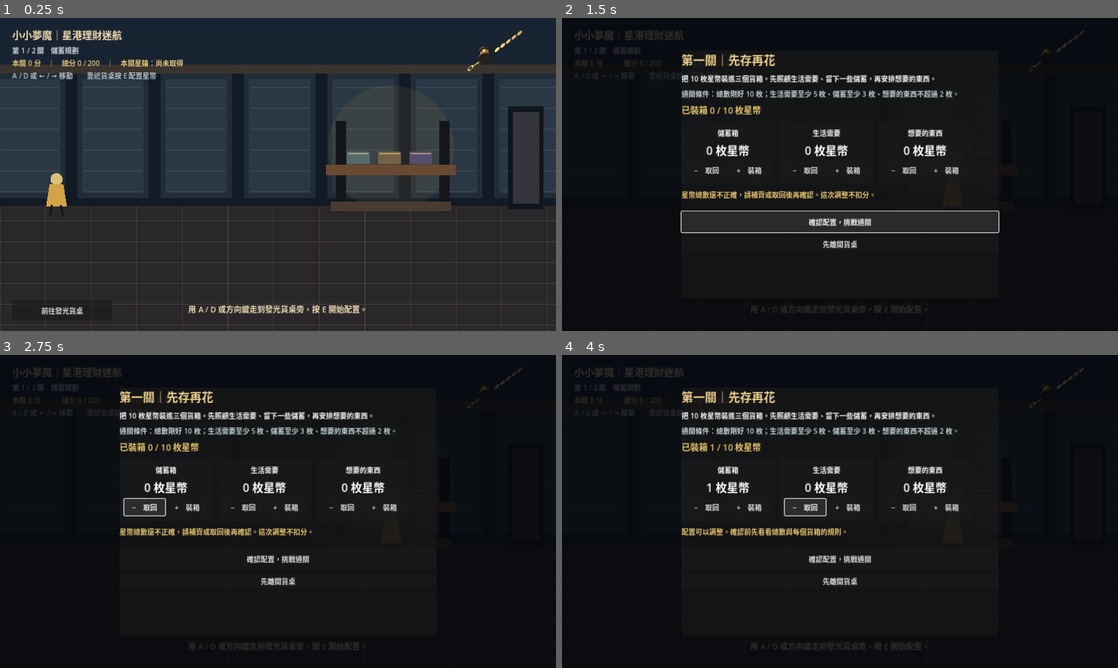
Above: before the commit, frames 1-4 (two rows, left to right).
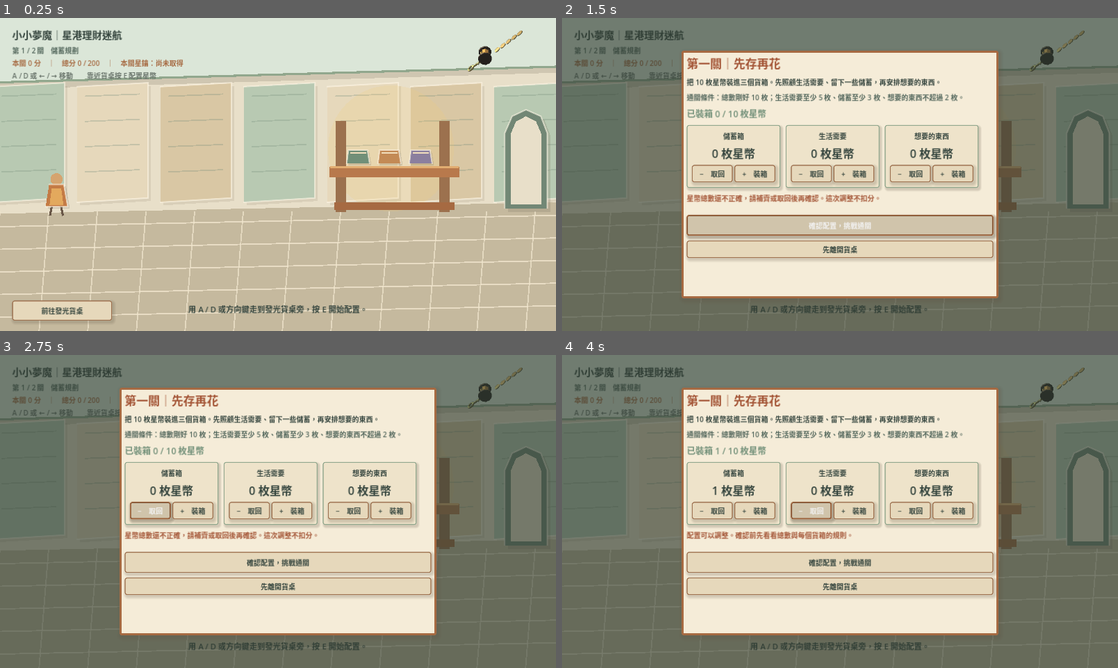
Above: after the commit, the same moments.

Repository: kellyku1025-stack/game2
Game: Godot game, scene res://main.tscn
The game is run twice, just before and just after one commit, with the same random seed, the same clock (stepped at 60 frames per second) and the same inputs.
Inputs:
- Up to frame 1 (0.25 s): no input
- Up to frame 2 (1.5 s): click "前往發光貨桌" at 0.5 s; click "確認配置，挑戰通關" at 1.25 s
- Up to frame 3 (2.75 s): click "− 取回" at 2 s
- Up to frame 4 (4 s): click "+ 裝箱" at 2.75 s; click "− 取回" at 3.5 s

The runs differ from the first frame. In frame 1, 99% of the frame differs, in the area x 0-100%, y 0-100%; in frame 2, 100%; in frame 3, 100%; in frame 4, 100%.

Commit message:
Select paper-cut art and deploy web build to Pages

Diff:
--- a/game.gd
+++ b/game.gd
@@ -79,77 +79,117 @@
 	queue_redraw()
 
 func _draw() -> void:
-	var second := stage == 1
-	draw_rect(Rect2(0, 0, 1280, 720), Color("111a25") if not second else Color("171923"))
-	# Original dreamlike cargo hold, built from simple 2D shapes.
-	draw_rect(Rect2(0, 0, 1280, 112), Color("182332"))
-	draw_rect(Rect2(0, 108, 1280, 20), Color("3a332f"))
+	var wall := Color("dbe6d8") if stage == 0 else Color("d9e1d3")
+	var paper_shadow := Color("786f5d", 0.22)
+	draw_rect(Rect2(0, 0, 1280, 720), Color("e8dfc9"))
+	# Layered cut-paper wall panels and folded beams.
+	draw_colored_polygon(PackedVector2Array([Vector2(0, 0), Vector2(1280, 0), Vector2(1280, 126), Vector2(0, 164)]), paper_shadow)
+	draw_colored_polygon(PackedVector2Array([Vector2(0, 0), Vector2(1280, 0), Vector2(1280, 112), Vector2(0, 148)]), wall)
+	draw_line(Vector2(0, 148), Vector2(1280, 112), Color("91a78d"), 5)
 	for i in range(7):
 		var x := float(i * 192 - 15)
-		draw_rect(Rect2(x, 128, 166, 286), Color("202c38") if not second else Color("292733"))
-		draw_rect(Rect2(x + 12, 141, 142, 261), Color("293844") if not second else Color("34313b"))
-		for y in range(160, 402, 48):
-			draw_line(Vector2(x + 16, y), Vector2(x + 150, y), Color("667078", 0.25), 2)
-	draw_rect(Rect2(0, 432, 1280, 288), Color("29272a"))
-	for y in range(466, 720, 48):
-		draw_line(Vector2(0, y), Vector2(1280, y), Color("97866d", 0.28), 2)
-	for x in range(0, 1280, 105):
-		draw_line(Vector2(x, 432), Vector2(x, 720), Color("97866d", 0.22), 2)
-	# A cargo doorway at the far end marks the level transition.
-	draw_rect(Rect2(1170, 204, 82, 236), Color("10151d"))
-	draw_rect(Rect2(1181, 216, 60, 211), Color("424b50") if solved[stage] else Color("34343a"))
-	if solved[stage]:
-		draw_rect(Rect2(1180, 216, 5, 211), Color("e7c46e"))
-	# Light over the cargo workbench.
-	draw_circle(Vector2(900, 300), 145, Color(0.89, 0.65, 0.28, 0.09))
-	draw_rect(Rect2(773, 237, 24, 209), Color("15161a"))
-	draw_rect(Rect2(1012, 237, 24, 209), Color("15161a"))
-	draw_rect(Rect2(750, 337, 300, 25), Color("6a4933"))
-	draw_rect(Rect2(762, 423, 276, 22), Color("493b32"))
-	# Three small cargo boxes hint at the allocation interaction.
+		var panel_points := PackedVector2Array([Vector2(x, 158), Vector2(x + 164, 149), Vector2(x + 164, 414), Vector2(x, 424)])
+		_draw_paper_layer(panel_points, Color("887c65", 0.16), [Color("b8c9b2"), Color("e6d8bb"), Color("d9c7a4")][i % 3], 7.0)
+		for y in range(180, 402, 58):
+			draw_line(Vector2(x + 18, y), Vector2(x + 145, y - 5), Color("788f7d", 0.30), 3)
+	# A cream floor with paper tile seams.
+	draw_colored_polygon(PackedVector2Array([Vector2(0, 450), Vector2(1280, 424), Vector2(1280, 720), Vector2(0, 720)]), Color("c5b99e"))
+	for y in range(480, 720, 52):
+		draw_line(Vector2(0, y), Vector2(1280, y - 26), Color("f0e5cd", 0.8), 3)
+	for x in range(0, 1280, 112):
+		draw_line(Vector2(x, 445), Vector2(x - 22, 720), Color("f0e5cd", 0.72), 3)
+	# The arch opens after the key is earned.
+	var door := PackedVector2Array([Vector2(1162, 438), Vector2(1162, 265), Vector2(1179, 226), Vector2(1211, 211), Vector2(1245, 226), Vector2(1260, 265), Vector2(1260, 438)])
+	_draw_paper_layer(door, paper_shadow, Color("a66a42") if solved[stage] else Color("728775"), 8.0)
+	draw_colored_polygon(PackedVector2Array([Vector2(1176, 429), Vector2(1176, 266), Vector2(1188, 238), Vector2(1211, 226), Vector2(1234, 238), Vector2(1246, 266), Vector2(1246, 429)]), Color("e8dfc9"))
+	if solved[stage]: draw_line(Vector2(1178, 425), Vector2(1178, 264), Color("d38b54"), 7)
+	# Paper workbench and parcels make the interaction easy to spot.
+	draw_circle(Vector2(900, 300), 145, Color("f3c96e", 0.17))
+	draw_rect(Rect2(773, 237, 24, 209), Color("9c714e"))
+	draw_rect(Rect2(1012, 237, 24, 209), Color("9c714e"))
+	draw_rect(Rect2(758, 343, 300, 23), Color("b8794c"))
+	draw_line(Vector2(760, 343), Vector2(1056, 343), Color("e2ad71"), 5)
+	draw_rect(Rect2(770, 424, 276, 18), Color("a66a42"))
 	for i in range(3):
 		var bx := 798.0 + i * 72
-		draw_rect(Rect2(bx, 307, 53, 29), [Color("546b69"), Color("746248"), Color("574d6c")][i])
-		draw_line(Vector2(bx + 3, 312), Vector2(bx + 50, 312), Color("e4c87f", 0.55), 2)
-	# Dreamer silhouette in a rain cloak.
-	draw_circle(Vector2(player_x, 371), 14, Color("d9c27a"))
-	draw_colored_polygon(PackedVector2Array([Vector2(player_x - 16, 383), Vector2(player_x + 16, 383), Vector2(player_x + 24, 434), Vector2(player_x - 24, 434)]), Color("d2a347"))
-	draw_line(Vector2(player_x - 10, 430), Vector2(player_x - 15, 455), Color("15161a"), 5)
-	draw_line(Vector2(player_x + 10, 430), Vector2(player_x + 15, 455), Color("15161a"), 5)
+		var parcel := PackedVector2Array([Vector2(bx, 335), Vector2(bx + 4, 304), Vector2(bx + 48, 304), Vector2(bx + 53, 335)])
+		_draw_paper_layer(parcel, paper_shadow, [Color("718f78"), Color("c38a55"), Color("8b7f9e")][i], 4.0)
+		draw_line(Vector2(bx + 8, 311), Vector2(bx + 46, 311), Color("f2dfbd"), 3)
+	# Original little traveler in a warm paper cloak.
+	draw_line(Vector2(player_x - 10, 430), Vector2(player_x - 15, 455), Color("695747"), 5)
+	draw_line(Vector2(player_x + 10, 430), Vector2(player_x + 15, 455), Color("695747"), 5)
+	draw_circle(Vector2(player_x, 371), 14, Color("d5a46f"))
+	_draw_paper_layer(PackedVector2Array([Vector2(player_x - 17, 383), Vector2(player_x + 17, 383), Vector2(player_x + 26, 434), Vector2(player_x - 25, 434)]), paper_shadow, Color("c47b45"), 5.0)
+	draw_colored_polygon(PackedVector2Array([Vector2(player_x - 11, 392), Vector2(player_x + 11, 392), Vector2(player_x + 16, 430), Vector2(player_x - 16, 430)]), Color("e3a95d"))
+
+func _draw_paper_layer(points: PackedVector2Array, shadow: Color, paper: Color, offset: float) -> void:
+	var shifted := PackedVector2Array()
+	for point in points:
+		shifted.append(point + Vector2(offset, offset))
+	draw_colored_polygon(shifted, shadow)
+	draw_colored_polygon(points, paper)
+	draw_polyline(points, Color("fff7e7", 0.58), 2.0, true)
 
 func _build_ui() -> void:
 	var layer := CanvasLayer.new()
 	add_child(layer)
+	var paper_theme := Theme.new()
+	paper_theme.set_color("font_color", "Label", Color("34443d"))
+	paper_theme.set_color("font_color", "Button", Color("34443d"))
+	paper_theme.set_stylebox("normal", "Button", _paper_style(Color("e6d8bb"), Color("9d704e"), 2, 7))
+	paper_theme.set_stylebox("hover", "Button", _paper_style(Color("f2e5ca"), Color("a66a42"), 3, 7))
+	paper_theme.set_stylebox("pressed", "Button", _paper_style(Color("c9d5c3"), Color("718f78"), 2, 7))
+	paper_theme.set_stylebox("focus", "Button", _paper_style(Color("00000000"), Color("a66a42"), 2, 7))
 	hud = VBoxContainer.new()
+	hud.theme = paper_theme
 	hud.position = Vector2(28, 20)
 	hud.add_theme_constant_override("separation", 5)
 	layer.add_child(hud)
 	_add_model_preview(layer)
 	notice_label = Label.new()
+	notice_label.theme = paper_theme
 	notice_label.set_anchors_and_offsets_preset(Control.PRESET_CENTER_BOTTOM)
 	notice_label.position = Vector2(-330, -64)
 	notice_label.size = Vector2(660, 40)
 	notice_label.horizontal_alignment = HORIZONTAL_ALIGNMENT_CENTER
-	notice_label.add_theme_color_override("font_color", Color("f3dfb6"))
+	notice_label.add_theme_color_override("font_color", Color("34443d"))
 	notice_label.add_theme_font_size_override("font_size", 18)
 	layer.add_child(notice_label)
 	travel_button = Button.new()
+	travel_button.theme = paper_theme
 	travel_button.position = Vector2(28, 650)
 	travel_button.size = Vector2(230, 46)
 	travel_button.text = "前往發光貨桌"
 	travel_button.pressed.connect(_on_travel_pressed)
 	layer.add_child(travel_button)
 	overlay = ColorRect.new()
-	overlay.color = Color(0.02, 0.025, 0.04, 0.82)
+	overlay.color = Color(0.18, 0.23, 0.19, 0.62)
 	overlay.set_anchors_and_offsets_preset(Control.PRESET_FULL_RECT)
 	overlay.visible = false
 	layer.add_child(overlay)
 	panel = PanelContainer.new()
+	panel.theme = paper_theme
 	panel.set_anchors_and_offsets_preset(Control.PRESET_CENTER)
 	panel.position = Vector2(-365, -285)
 	panel.size = Vector2(730, 570)
+	panel.add_theme_stylebox_override("panel", _paper_style(Color("f5ecd8"), Color("a66a42"), 5, 10))
 	panel.visible = false
 	layer.add_child(panel)
+
+func _paper_style(fill: Color, border: Color, width: int, shadow_size: int) -> StyleBoxFlat:
+	var style := StyleBoxFlat.new()
+	style.bg_color = fill
+	style.border_color = border
+	style.set_border_width_all(width)
+	style.set_corner_radius_all(5)
+	style.shadow_color = Color("594e3d", 0.22)
+	style.shadow_size = shadow_size
+	style.shadow_offset = Vector2(3, 4)
+	style.content_margin_left = 12
+	style.content_margin_right = 12
+	style.content_margin_top = 8
+	style.content_margin_bottom = 8
+	return style
 
 func _add_model_preview(layer: CanvasLayer) -> void:
 	var display := SubViewportContainer.new()
@@ -211,7 +251,7 @@
 	for i in rows.size():
 		var label := Label.new()
 		label.text = rows[i]
-		label.add_theme_color_override("font_color", [Color("f2ddb0"), Color("d7dce0"), Color("e9c879"), Color("b7c1c6")][i])
+		label.add_theme_color_override("font_color", [Color("34443d"), Color("52665b"), Color("a66a42"), Color("68736a")][i])
 		if i == 0: label.add_theme_font_size_override("font_size", 23)
 		hud.add_child(label)
 	if is_instance_valid(notice_label):
@@ -233,12 +273,13 @@
 func _build_lesson_panel() -> void:
 	for child in panel.get_children(): child.queue_free()
 	lesson_box = VBoxContainer.new()
+	lesson_box.theme = panel.theme
 	lesson_box.add_theme_constant_override("separation", 11)
 	panel.add_child(lesson_box)
 	var title := Label.new()
 	title.text = LESSON_TITLES[stage]
 	title.add_theme_font_size_override("font_size", 27)
-	title.add_theme_color_override("font_color", Color("f1d28d"))
+	title.add_theme_color_override("font_color", Color("a35435"))
 	lesson_box.add_child(title)
 	var prompt := Label.new()
 	prompt.text = LESSON_PROMPTS[stage]
@@ -248,11 +289,11 @@
 	var rule := Label.new()
 	rule.text = LESSON_RULES[stage]
 	rule.autowrap_mode = TextServer.AUTOWRAP_WORD_SMART
-	rule.add_theme_color_override("font_color", Color("c5d4d5"))
+	rule.add_theme_color_override("font_color", Color("52665b"))
 	lesson_box.add_child(rule)
 	total_label = Label.new()
 	total_label.add_theme_font_size_override("font_size", 20)
-	total_label.add_theme_color_override("font_color", Color("e8c66e"))
+	total_label.add_theme_color_override("font_color", Color("718f78"))
 	lesson_box.add_child(total_label)
 	var row := HBoxContainer.new()
 	row.add_theme_constant_override("separation", 12)
@@ -260,6 +301,8 @@
 	allocation_labels.clear()
 	for index in range(3):
 		var card := PanelContainer.new()
+		card.theme = panel.theme
+		card.add_theme_stylebox_override("panel", _paper_style(Color("eee3ca"), Color("91a78d"), 2, 5))
 		card.custom_minimum_size = Vector2(215, 145)
 		row.add_child(card)
 		var column := VBoxContainer.new()
@@ -325,7 +368,7 @@
 func _submit_allocation() -> void:
 	if _allocated_total() != TOTALS[stage]:
 		feedback_label.text = "星幣總數還不正確，請補齊或取回後再確認。這次調整不扣分。"
-		feedback_label.add_theme_color_override("font_color", Color("e8c66e"))
+		feedback_label.add_theme_color_override("font_color", Color("a35435"))
 		return
 	var valid := false
 	if stage == 0:
@@ -357,7 +400,7 @@
 	mistakes[stage] += 1
 	scores[stage] = maxi(40, 100 - mistakes[stage] * 25)
 	feedback_label.text = "%s\n提示：%s\n本關目前得分：%d" % [message, hint, scores[stage]]
-	feedback_label.add_theme_color_override("font_color", Color("f2bf91"))
+	feedback_label.add_theme_color_override("font_color", Color("a35435"))
 	refresh_hud()
 
 func _close_panel() -> void:
@@ -401,12 +444,13 @@
 	overlay.visible = true
 	for child in panel.get_children(): child.queue_free()
 	var result := VBoxContainer.new()
+	result.theme = panel.theme
 	result.add_theme_constant_override("separation", 16)
 	panel.add_child(result)
 	var title := Label.new()
 	title.text = "穿越星港迷霧｜理財成長紀錄"
 	title.add_theme_font_size_override("font_size", 27)
-	title.add_theme_color_override("font_color", Color("f1d28d"))
+	title.add_theme_color_override("font_color", Color("a35435"))
 	result.add_child(title)
 	var details := Label.new()
 	details.text = "第一關｜儲蓄規劃：%d / 100\n第二關｜分散投資：%d / 100\n總分：%d / 200\n\n學習進度：完成 2 / 2 個互動單元\n\n你練習先滿足需要、保留儲蓄，再把投資分散到不同選項。每次調整配置，都是讓未來更穩健的一小步。" % [scores[0], scores[1], scores[0] + scores[1]]
--- a/project.godot
+++ b/project.godot
@@ -16,3 +16,6 @@
 [rendering]
 renderer/rendering_method="gl_compatibility"
 environment/defaults/default_clear_color=Color(0.035, 0.045, 0.065, 1)
+
+[internationalization]
+locale/include_text_server_data=true
Not shown, added: export_presets.cfg
Not shown, changed: project-state.yaml
Not shown, changed: docs/change-log.md
Not shown, changed: docs/decision-log.md
Not shown, changed: docs/design-tournament.md
Not shown, changed: docs/project-brief.md
Not shown, changed: docs/skill-compliance.md
Not shown, changed: docs/traceability.md
Not shown, changed: docs/visual-directions.html
